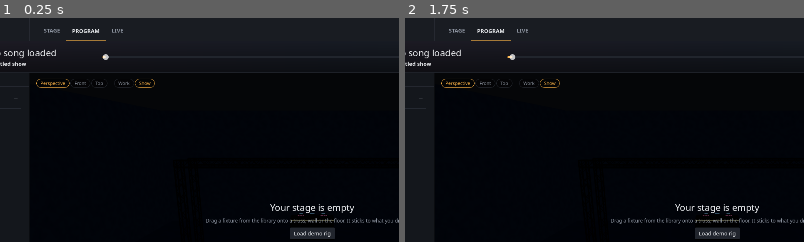
Above: before the commit, frames 1-2 (left to right).
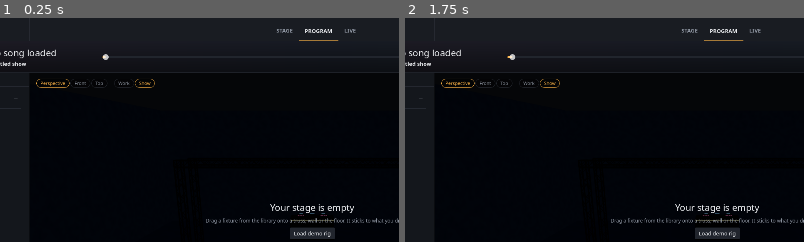
Above: after the commit, the same moments.

Repository: LuckyOwlStudios/Precision
Game: Godot game, scene res://ui/main/main_window.tscn
Same seed, same stepped clock (60 frames per second), same inputs: the game is played once before the commit and once after it.
Inputs (mouse positions are % of the whole screen's width and height, from its top left):
- Up to frame 1 (0.25 s): no input
- Up to frame 2 (1.75 s): click (92, 3) at 0.52 s; type "12" at 0.6 s; click (4, 9) at 1.25 s
The pictures show only the part of the screen within x 10-60%, y 0-50%; the shares and areas given below are measured in that part.

The runs differ from the first frame. In frame 1, 0.4% of the frame differs, in the area x 11-90%, y 4-11%; in frame 2, 0.4%.

Commit message:
push

Diff:
--- a/ui/main/main_window.tscn
+++ b/ui/main/main_window.tscn
@@ -1,6 +1,6 @@
-[gd_scene load_steps=15 format=3]
-
-[ext_resource type="Script" path="res://ui/main/main_window.gd" id="1_main"]
+[gd_scene format=3 uid="uid://ckf2r4x5igpjd"]
+
+[ext_resource type="Script" uid="uid://dw8mufs8wlsj" path="res://ui/main/main_window.gd" id="1_main"]
 [ext_resource type="PackedScene" path="res://ui/main/studio_context.tscn" id="2_ctx"]
 [ext_resource type="PackedScene" path="res://ui/panels/now_playing_bar.tscn" id="3_now"]
 [ext_resource type="PackedScene" path="res://ui/panels/fixture_library_panel.tscn" id="4_lib"]
@@ -13,6 +13,9 @@
 [ext_resource type="PackedScene" path="res://ui/panels/dmx_monitor_panel.tscn" id="11_dmx"]
 [ext_resource type="PackedScene" path="res://ui/panels/dj_panel.tscn" id="12_dj"]
 
+[sub_resource type="StyleBoxFlat" id="Background"]
+bg_color = Color(0.051, 0.059, 0.071, 1)
+
 [sub_resource type="StyleBoxFlat" id="Dot"]
 bg_color = Color(0.239, 0.863, 0.592, 1)
 corner_radius_top_left = 4
@@ -20,10 +23,7 @@
 corner_radius_bottom_right = 4
 corner_radius_bottom_left = 4
 
-[sub_resource type="StyleBoxFlat" id="Background"]
-bg_color = Color(0.051, 0.059, 0.071, 1)
-
-[node name="MainWindow" type="Control"]
+[node name="MainWindow" type="Control" unique_id=1441078218]
 layout_mode = 3
 anchors_preset = 15
 anchor_right = 1.0
@@ -32,10 +32,10 @@
 grow_vertical = 2
 script = ExtResource("1_main")
 
-[node name="Studio" parent="." instance=ExtResource("2_ctx")]
-unique_name_in_owner = true
-
-[node name="Background" type="Panel" parent="."]
+[node name="Studio" parent="." unique_id=688074191 instance=ExtResource("2_ctx")]
+unique_name_in_owner = true
+
+[node name="Background" type="Panel" parent="." unique_id=942412512]
 layout_mode = 1
 anchors_preset = 15
 anchor_right = 1.0
@@ -44,7 +44,7 @@
 grow_vertical = 2
 theme_override_styles/panel = SubResource("Background")
 
-[node name="Layout" type="VBoxContainer" parent="."]
+[node name="Layout" type="VBoxContainer" parent="." unique_id=168435688]
 layout_mode = 1
 anchors_preset = 15
 anchor_right = 1.0
@@ -53,26 +53,26 @@
 grow_vertical = 2
 theme_override_constants/separation = 0
 
-[node name="Header" type="PanelContainer" parent="Layout"]
+[node name="Header" type="PanelContainer" parent="Layout" unique_id=1719548287]
 custom_minimum_size = Vector2(0, 56)
 layout_mode = 2
 theme_type_variation = &"HeaderBar"
 
-[node name="Row" type="HBoxContainer" parent="Layout/Header"]
+[node name="Row" type="HBoxContainer" parent="Layout/Header" unique_id=504865547]
 layout_mode = 2
 theme_override_constants/separation = 20
 
-[node name="Brand" type="Label" parent="Layout/Header/Row"]
+[node name="Brand" type="Label" parent="Layout/Header/Row" unique_id=1034760798]
 custom_minimum_size = Vector2(220, 0)
 layout_mode = 2
 theme_type_variation = &"BigTitle"
 theme_override_font_sizes/font_size = 18
 text = "Precision"
 
-[node name="Divider" type="VSeparator" parent="Layout/Header/Row"]
-layout_mode = 2
-
-[node name="WorkspaceTabs" type="TabBar" parent="Layout/Header/Row"]
+[node name="Divider" type="VSeparator" parent="Layout/Header/Row" unique_id=999910696]
+layout_mode = 2
+
+[node name="WorkspaceTabs" type="TabBar" parent="Layout/Header/Row" unique_id=1948362203]
 unique_name_in_owner = true
 layout_mode = 2
 size_flags_horizontal = 3
@@ -80,76 +80,76 @@
 focus_mode = 0
 theme_type_variation = &"WorkspaceTabs"
 current_tab = 1
+tab_alignment = 1
 tab_count = 3
 tab_0/title = "STAGE"
 tab_1/title = "PROGRAM"
 tab_2/title = "LIVE"
 
-[node name="Search" type="LineEdit" parent="Layout/Header/Row"]
+[node name="Search" type="LineEdit" parent="Layout/Header/Row" unique_id=1880150569]
 custom_minimum_size = Vector2(260, 0)
 layout_mode = 2
 size_flags_vertical = 4
 placeholder_text = "Search fixtures and songs"
 clear_button_enabled = true
 
-[node name="NowPlaying" parent="Layout" instance=ExtResource("3_now")]
-unique_name_in_owner = true
-layout_mode = 2
-
-[node name="Body" type="HSplitContainer" parent="Layout"]
-layout_mode = 2
-size_flags_vertical = 3
-split_offset = 0
-
-[node name="LeftDock" type="PanelContainer" parent="Layout/Body"]
+[node name="NowPlaying" parent="Layout" unique_id=98046476 instance=ExtResource("3_now")]
+unique_name_in_owner = true
+layout_mode = 2
+
+[node name="Body" type="HSplitContainer" parent="Layout" unique_id=962856546]
+layout_mode = 2
+size_flags_vertical = 3
+
+[node name="LeftDock" type="PanelContainer" parent="Layout/Body" unique_id=1941642107]
 unique_name_in_owner = true
 custom_minimum_size = Vector2(260, 0)
 layout_mode = 2
 theme_type_variation = &"SidePanel"
 
-[node name="Column" type="VBoxContainer" parent="Layout/Body/LeftDock"]
+[node name="Column" type="VBoxContainer" parent="Layout/Body/LeftDock" unique_id=1177962627]
 layout_mode = 2
 theme_override_constants/separation = 0
 
-[node name="LeftTabs" type="TabContainer" parent="Layout/Body/LeftDock/Column"]
+[node name="LeftTabs" type="TabContainer" parent="Layout/Body/LeftDock/Column" unique_id=1167913409]
 unique_name_in_owner = true
 layout_mode = 2
 size_flags_vertical = 3
 current_tab = 0
 
-[node name="Library" parent="Layout/Body/LeftDock/Column/LeftTabs" instance=ExtResource("4_lib")]
+[node name="Library" parent="Layout/Body/LeftDock/Column/LeftTabs" unique_id=1596397137 instance=ExtResource("4_lib")]
 unique_name_in_owner = true
 layout_mode = 2
 metadata/_tab_index = 0
 
-[node name="OnStage" parent="Layout/Body/LeftDock/Column/LeftTabs" instance=ExtResource("5_rig")]
+[node name="OnStage" parent="Layout/Body/LeftDock/Column/LeftTabs" unique_id=945886955 instance=ExtResource("5_rig")]
 unique_name_in_owner = true
 visible = false
 layout_mode = 2
 metadata/_tab_index = 1
 
-[node name="Songs" parent="Layout/Body/LeftDock/Column/LeftTabs" instance=ExtResource("6_songs")]
+[node name="Songs" parent="Layout/Body/LeftDock/Column/LeftTabs" unique_id=1379967945 instance=ExtResource("6_songs")]
 unique_name_in_owner = true
 visible = false
 layout_mode = 2
 metadata/_tab_index = 2
 
-[node name="LeftFooter" type="PanelContainer" parent="Layout/Body/LeftDock/Column"]
+[node name="LeftFooter" type="PanelContainer" parent="Layout/Body/LeftDock/Column" unique_id=13885142]
 custom_minimum_size = Vector2(0, 40)
 layout_mode = 2
 theme_type_variation = &"FooterBar"
 
-[node name="Row" type="HBoxContainer" parent="Layout/Body/LeftDock/Column/LeftFooter"]
-layout_mode = 2
-
-[node name="OutputDot" type="Panel" parent="Layout/Body/LeftDock/Column/LeftFooter/Row"]
+[node name="Row" type="HBoxContainer" parent="Layout/Body/LeftDock/Column/LeftFooter" unique_id=1297895503]
+layout_mode = 2
+
+[node name="OutputDot" type="Panel" parent="Layout/Body/LeftDock/Column/LeftFooter/Row" unique_id=1925880729]
 unique_name_in_owner = true
 custom_minimum_size = Vector2(8, 8)
 layout_mode = 2
 size_flags_vertical = 4
 theme_override_styles/panel = SubResource("Dot")
 
-[node name="OutputLabel" type="Label" parent="Layout/Body/LeftDock/Column/LeftFooter/Row"]
+[node name="OutputLabel" type="Label" parent="Layout/Body/LeftDock/Column/LeftFooter/Row" unique_id=324959052]
 unique_name_in_owner = true
 layout_mode = 2
 size_flags_horizontal = 3
@@ -157,72 +157,72 @@
 text = "Art-Net"
 text_overrun_behavior = 3
 
-[node name="RightSplit" type="HSplitContainer" parent="Layout/Body"]
-layout_mode = 2
-size_flags_horizontal = 3
-
-[node name="CenterSplit" type="VSplitContainer" parent="Layout/Body/RightSplit"]
-layout_mode = 2
-size_flags_horizontal = 3
-
-[node name="StageFrame" type="PanelContainer" parent="Layout/Body/RightSplit/CenterSplit"]
+[node name="RightSplit" type="HSplitContainer" parent="Layout/Body" unique_id=1143865269]
+layout_mode = 2
+size_flags_horizontal = 3
+
+[node name="CenterSplit" type="VSplitContainer" parent="Layout/Body/RightSplit" unique_id=1990751366]
+layout_mode = 2
+size_flags_horizontal = 3
+
+[node name="StageFrame" type="PanelContainer" parent="Layout/Body/RightSplit/CenterSplit" unique_id=1756753009]
 layout_mode = 2
 size_flags_vertical = 3
 theme_type_variation = &"StagePanel"
 
-[node name="StageView" parent="Layout/Body/RightSplit/CenterSplit/StageFrame" instance=ExtResource("7_stage")]
-unique_name_in_owner = true
-layout_mode = 2
-
-[node name="Timeline" parent="Layout/Body/RightSplit/CenterSplit" instance=ExtResource("8_timeline")]
+[node name="StageView" parent="Layout/Body/RightSplit/CenterSplit/StageFrame" unique_id=108755315 instance=ExtResource("7_stage")]
+unique_name_in_owner = true
+layout_mode = 2
+
+[node name="Timeline" parent="Layout/Body/RightSplit/CenterSplit" unique_id=1864524129 instance=ExtResource("8_timeline")]
 unique_name_in_owner = true
 custom_minimum_size = Vector2(0, 240)
 layout_mode = 2
 
-[node name="RightDock" type="PanelContainer" parent="Layout/Body/RightSplit"]
+[node name="RightDock" type="PanelContainer" parent="Layout/Body/RightSplit" unique_id=901693069]
 custom_minimum_size = Vector2(300, 0)
 layout_mode = 2
 theme_type_variation = &"SidePanel"
 
-[node name="Column" type="VBoxContainer" parent="Layout/Body/RightSplit/RightDock"]
+[node name="Column" type="VBoxContainer" parent="Layout/Body/RightSplit/RightDock" unique_id=155496670]
 layout_mode = 2
 theme_override_constants/separation = 0
 
-[node name="RightTabs" type="TabContainer" parent="Layout/Body/RightSplit/RightDock/Column"]
+[node name="RightTabs" type="TabContainer" parent="Layout/Body/RightSplit/RightDock/Column" unique_id=1640323285]
 unique_name_in_owner = true
 layout_mode = 2
 size_flags_vertical = 3
 current_tab = 0
 
-[node name="Inspector" parent="Layout/Body/RightSplit/RightDock/Column/RightTabs" instance=ExtResource("9_inspector")]
+[node name="Inspector" parent="Layout/Body/RightSplit/RightDock/Column/RightTabs" unique_id=283698523 instance=ExtResource("9_inspector")]
 unique_name_in_owner = true
 layout_mode = 2
 metadata/_tab_index = 0
 
-[node name="Cues" parent="Layout/Body/RightSplit/RightDock/Column/RightTabs" instance=ExtResource("10_cues")]
+[node name="Cues" parent="Layout/Body/RightSplit/RightDock/Column/RightTabs" unique_id=615594403 instance=ExtResource("10_cues")]
 unique_name_in_owner = true
 visible = false
 layout_mode = 2
 metadata/_tab_index = 1
 
-[node name="DMX" parent="Layout/Body/RightSplit/RightDock/Column/RightTabs" instance=ExtResource("11_dmx")]
+[node name="DMX" parent="Layout/Body/RightSplit/RightDock/Column/RightTabs" unique_id=587719376 instance=ExtResource("11_dmx")]
 unique_name_in_owner = true
 visible = false
 layout_mode = 2
 metadata/_tab_index = 2
 
-[node name="DJ" parent="Layout/Body/RightSplit/RightDock/Column/RightTabs" instance=ExtResource("12_dj")]
+[node name="DJ" parent="Layout/Body/RightSplit/RightDock/Column/RightTabs" unique_id=1485302954 instance=ExtResource("12_dj")]
 unique_name_in_owner = true
 visible = false
 layout_mode = 2
 metadata/_tab_index = 3
 
-[node name="RightFooter" type="PanelContainer" parent="Layout/Body/RightSplit/RightDock/Column"]
+[node name="RightFooter" type="PanelContainer" parent="Layout/Body/RightSplit/RightDock/Column" unique_id=79491683]
 custom_minimum_size = Vector2(0, 40)
 layout_mode = 2
 theme_type_variation = &"FooterBar"
 
-[node name="RigLabel" type="Label" parent="Layout/Body/RightSplit/RightDock/Column/RightFooter"]
+[node name="RigLabel" type="Label" parent="Layout/Body/RightSplit/RightDock/Column/RightFooter" unique_id=231681694]
 unique_name_in_owner = true
 layout_mode = 2
 theme_type_variation = &"Subtitle"
--- a/ui/stage/materials/floor.tres
+++ b/ui/stage/materials/floor.tres
@@ -1,4 +1,4 @@
-[gd_resource type="StandardMaterial3D" format=3]
+[gd_resource type="StandardMaterial3D" format=3 uid="uid://bosxlfn1r87qh"]
 
 [sub_resource type="Gradient" id="Gradient_rpny6"]
 colors = PackedColorArray(0.865, 0.865, 0.865, 1, 0.935, 0.935, 0.935, 1)
--- a/ui/stage/materials/wall.tres
+++ b/ui/stage/materials/wall.tres
@@ -1,4 +1,4 @@
-[gd_resource type="StandardMaterial3D" format=3]
+[gd_resource type="StandardMaterial3D" format=3 uid="uid://dhuwqe1c8gb3g"]
 
 [sub_resource type="Gradient" id="Gradient_n3ta5"]
 colors = PackedColorArray(0.8, 0.8, 0.8, 1, 0.9, 0.9, 0.9, 1)
Not shown, added: tests/dmx_patch_test.gd.uid
